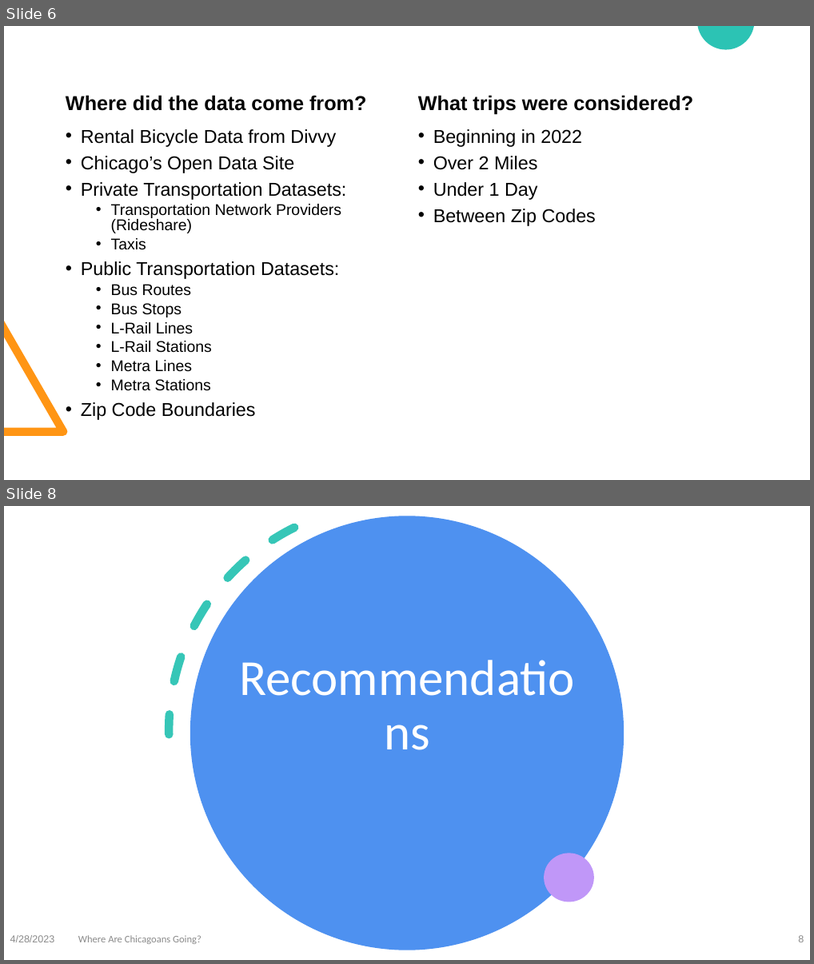
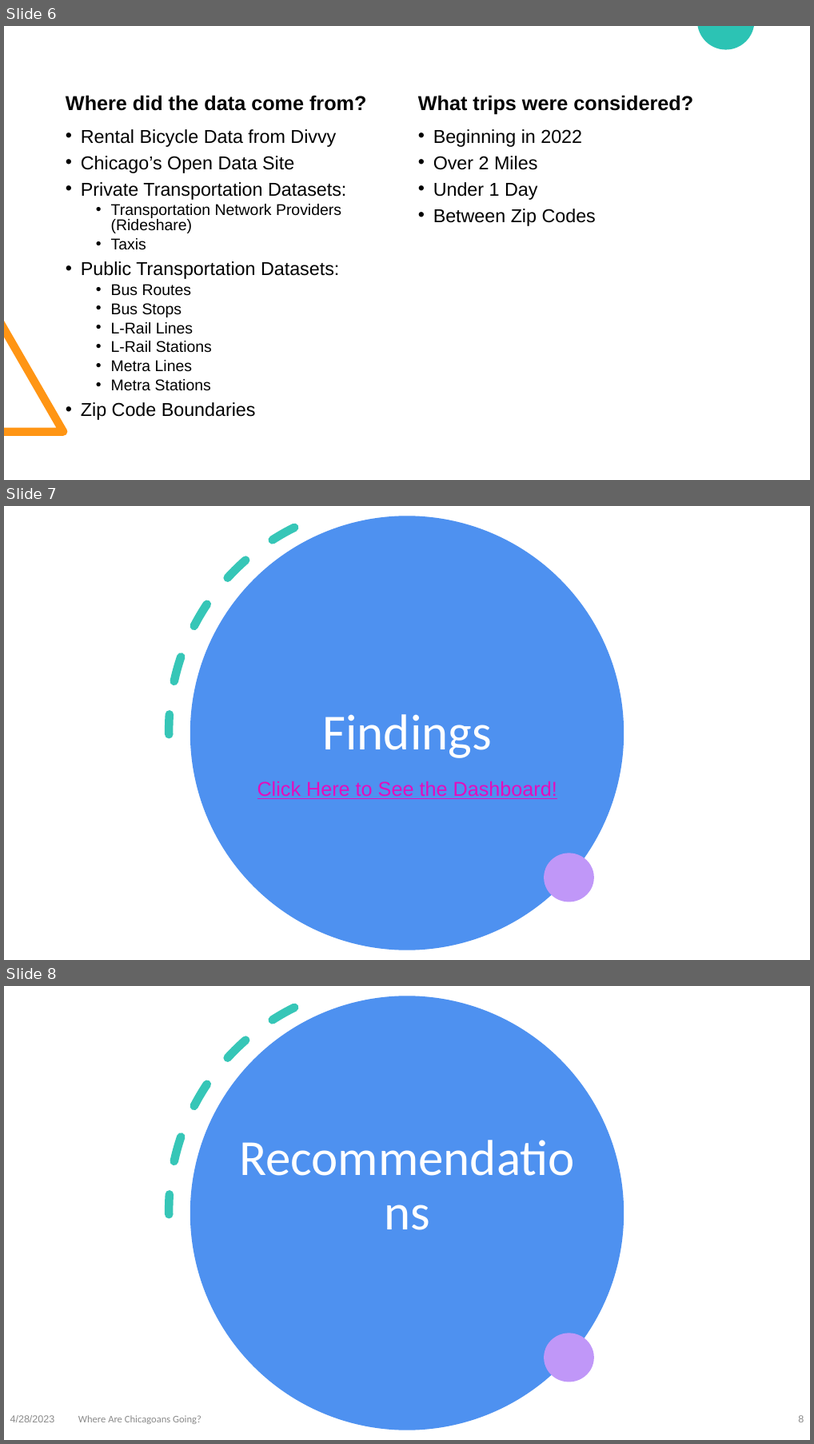
Before and after one commit to diarra-fall/diarra_capstone, a slide deck: Capstone Presentation.pptx. Shown one above the other, each under a label of ours: slides 6 and 8 before the commit, slides 6, 7 and 8 after it; the slides between them are not shown. The pictures are 814x964 and 814x1444 pixels, drawn with LibreOffice and Linux fonts; fonts in the diff are those of the drawing. Boxes give left, top, right and bottom in pixels: in the first picture for what was removed or moved away, otherwise in the second. Text is boxed around its words. In the diff, an @@ line names an element or a change of style, - is before the commit and + after.

```diff
--- a/Capstone Presentation.pptx
+++ b/Capstone Presentation.pptx
@@ slide 7 added at (4, 506, 810, 960), background #FFFFFF; not listed: 3 template elements that a slide beside it also shows @@
@@ title added at (323, 714, 492, 758), 60 pt, text #FFFFFF @@
+Findings
@@ text added at (258, 781, 558, 799), 24 pt, text #E50CBC, underline @@
+Click Here to See the Dashboard!
```
Also in this commit, not shown: 1 slide removed, 1 other file.
